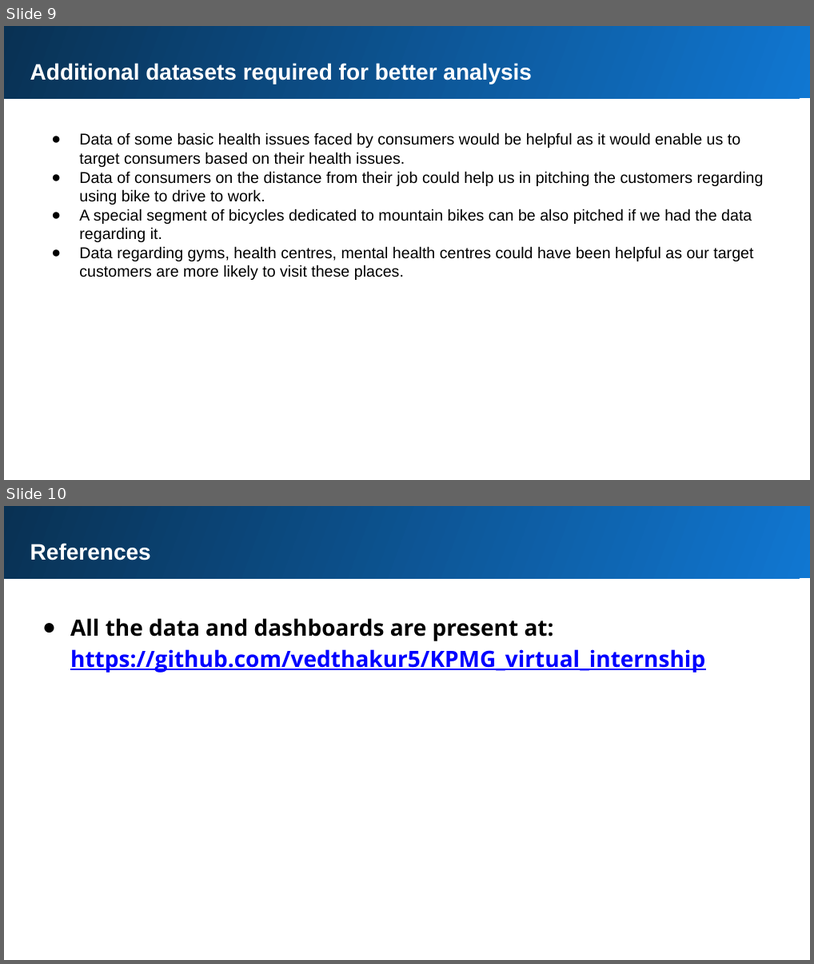
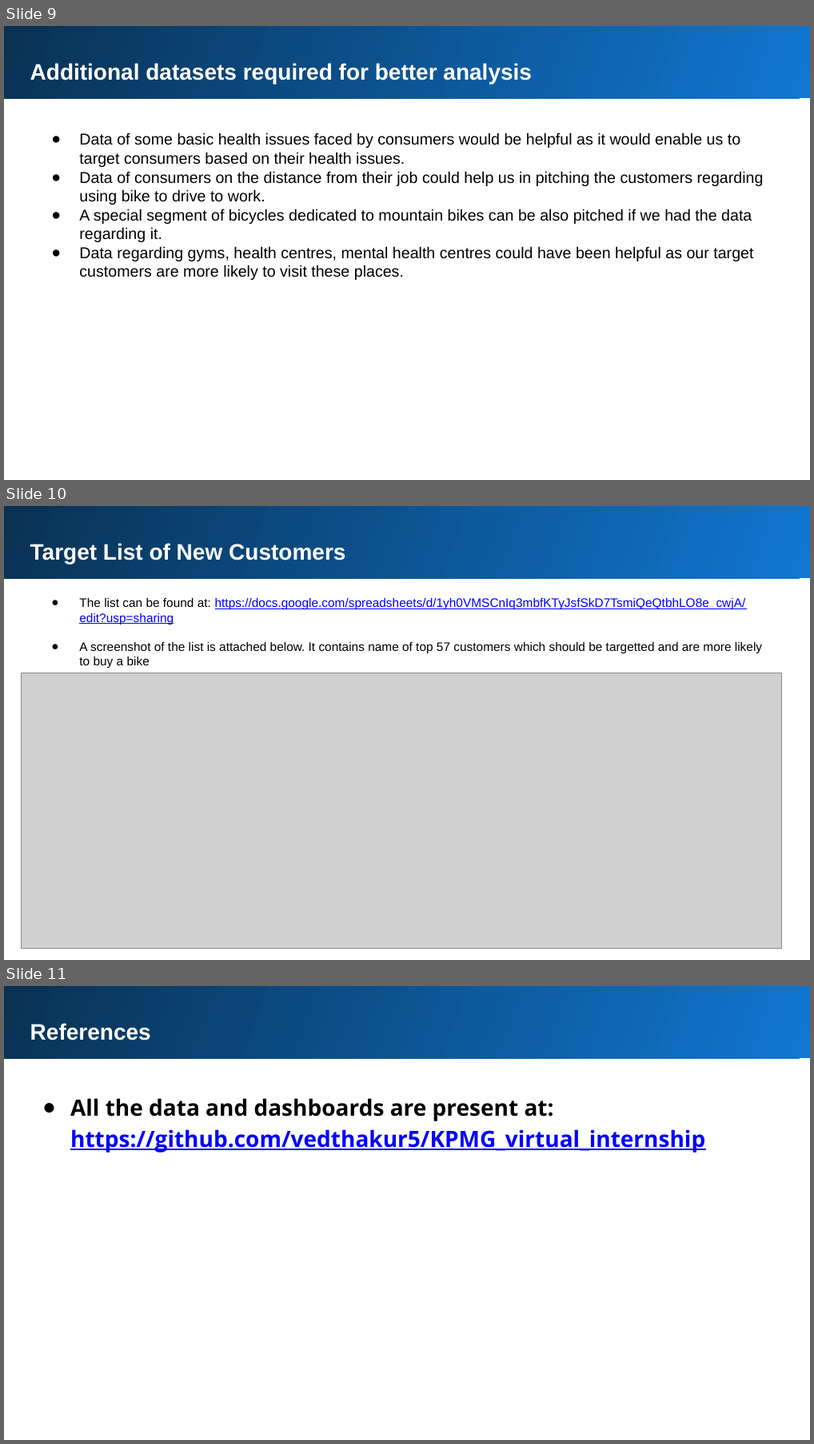
Before and after one commit to vedthakur5/KPMG_virtual_internship, a slide deck: KPMG Task 3.pptx. Shown one above the other, each under a label of ours: slides 9 and 10 before the commit, slides 9, 10 and 11 after it. The pictures are 814x964 and 814x1444 pixels, drawn with LibreOffice and Linux fonts; fonts in the diff are those of the drawing; grey boxes stand for pictures. Boxes give left, top, right and bottom in pixels: in the first picture for what was removed or moved away, otherwise in the second. Text is boxed around its words. In the diff, an @@ line names an element or a change of style, - is before the commit and + after.

```diff
--- a/KPMG Task 3.pptx
+++ b/KPMG Task 3.pptx
@@ slide 10 added at [4, 506, 810, 960], background #FFFFFF @@
@@ rectangle added at [4, 506, 810, 579], fill gradient #1077D2 to #093153 @@
@@ text added at [30, 543, 346, 564], 20 pt, text #FFFFFF, bold @@
+Target List of New Customers
@@ text added at [79, 598, 762, 668], 11 pt, text #000000 @@
+● The list can be found at: https://docs.google.com/spreadsheets/d/1yh0VMSCnIq3mbfKTyJsfSkD7TsmiQeQtbhLO8e_cwjA/edit?usp=sharing
+● A screenshot of the list is attached below. It contains name of top 57 customers which should be targetted and are more likely to buy a bike
@@ picture added at [21, 673, 782, 948] @@
@@ what was slide 10 is now slide 11 @@
```
Also in this commit, not shown: 1 other file.
